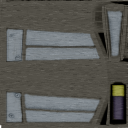
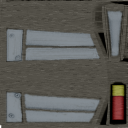
Revision of a layered 128x128 image; what changed, layer by layer:
painted on "metal", masked it over left=7, top=12, right=126, bottom=121
painted on "color" over left=110, top=95, right=126, bottom=120
